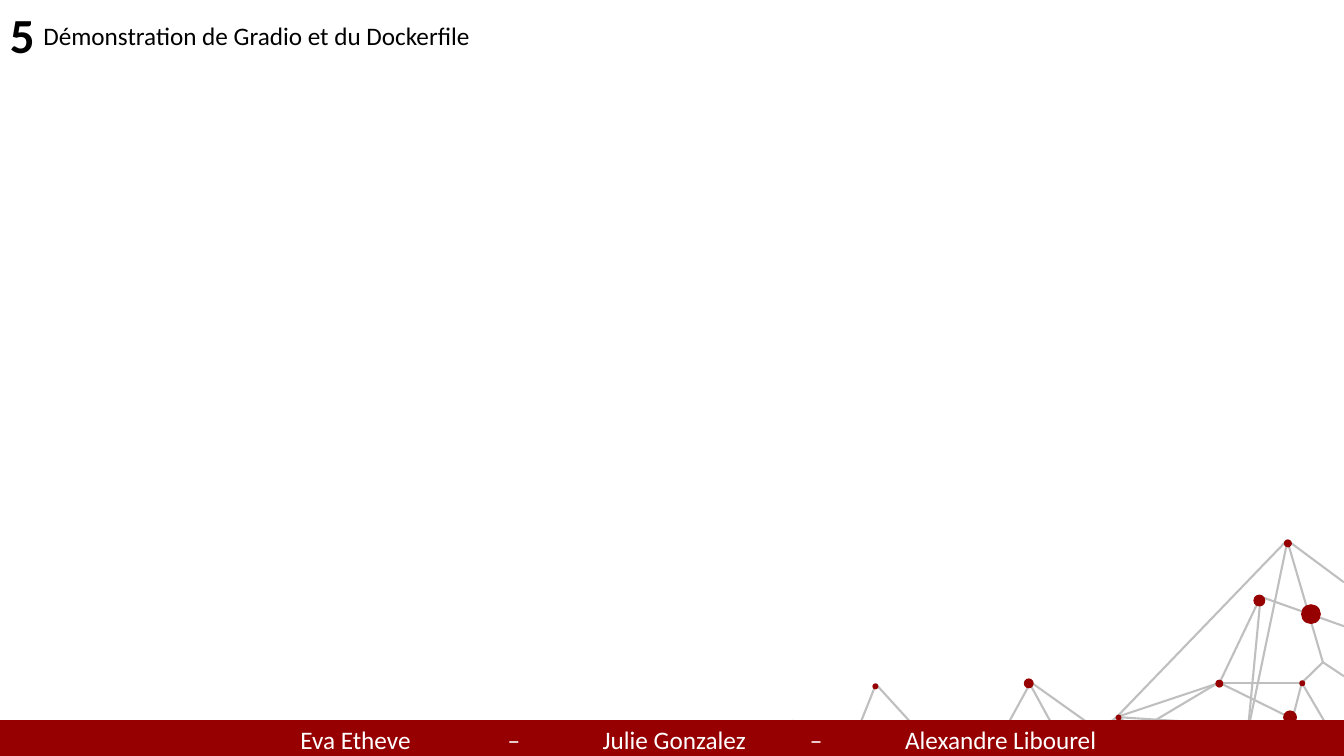
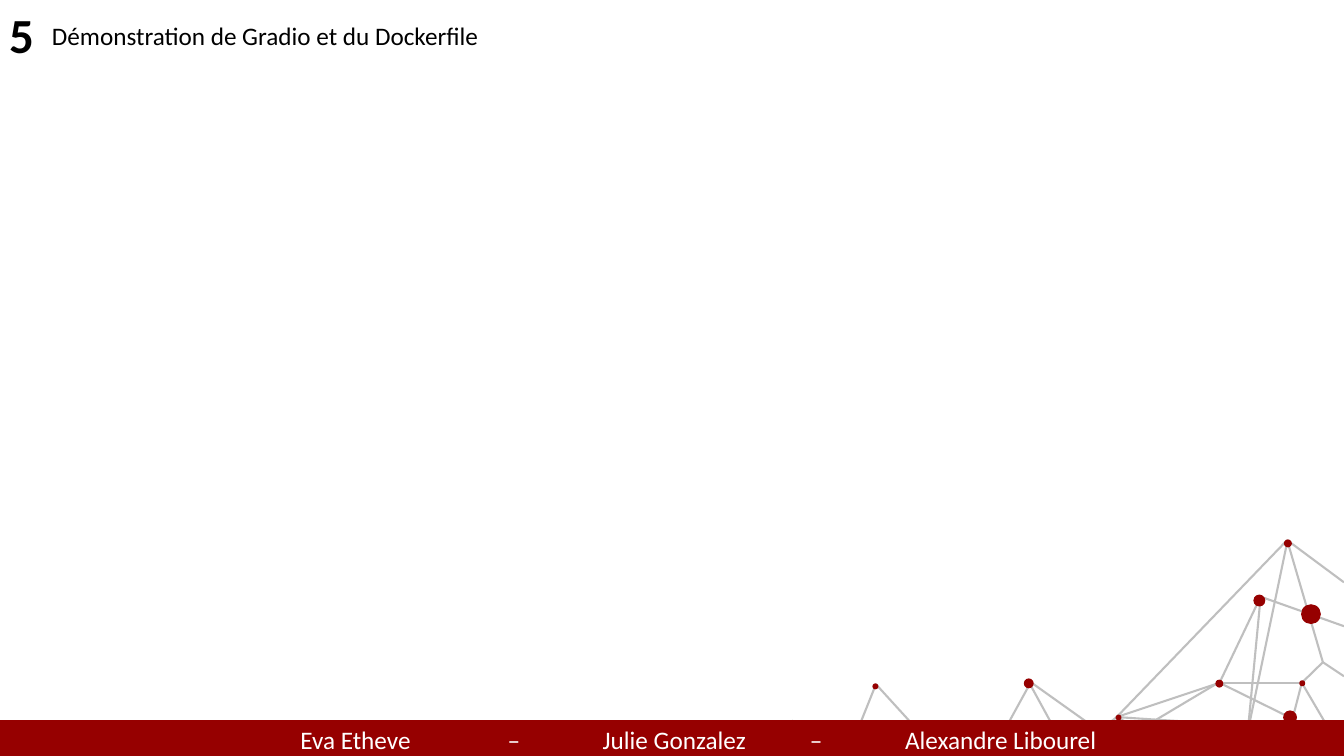
Before and after one commit to julie743/defi_IA, a slide deck: slide 14 of slides.pptx (slide 8 before the commit). Drawn at 1344x756 pixels with LibreOffice and Linux fonts; fonts in the diff are those of the drawing. Boxes give left, top, right and bottom in pixels: in the first picture for what was removed or moved away, otherwise in the second. Text is boxed around its words. In the diff, an @@ line names an element or a change of style, - is before the commit and + after.

```diff
--- a/slides.pptx
+++ b/slides.pptx
@@ text "Démonstration de Gradio et du ...": place and size @@
-text "Démonstration de Gradio et du ..." at box(43, 27, 469, 46)
+text "Démonstration de Gradio et du ..." at box(52, 27, 478, 46)
```
Also in this commit, not shown: 5 other slides changed, 6 slides added, 1 other file.
